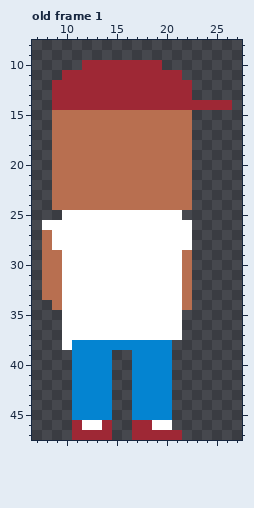
File history of a pixel-art file, sprites/avatar.aseprite. That is the earlier state.
32x48 pixels, 1 frame. Shown: old frame 1: x 7..27, y 8..47. The commit also changed other frames, which this record leaves out.
The result:
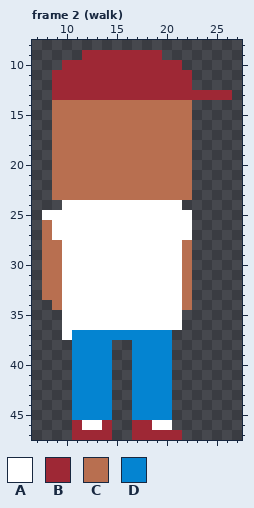
Palette (. is transparent): A #ffffff  B #9e2835  C #b86f50  D #0484d1
A new or re-ordered frame is compared with the old frame closest to it.
From old to new:
frames 1 -> 7
Frame 2 (walk) is new; against old frame 1:
y 9: x 12..19 ........ -> BBBBBBBB
y 10: x 10..11 .. -> BB; x 20..21 .. -> BB
y 11: x 9 . -> B; x 22 . -> B
y 13: x 23..26 .... -> BBBB
y 14: x 9..26 BBBBBBBBBBBBBBBBBB -> CCCCCCCCCCCCCC....
y 24: x 9..22 CCCCCCCCCCCCCC -> .AAAAAAAAAAAA.
y 25: x 8..9 .. -> AA; x 22 . -> A
y 26: x 8 A -> C
y 28: x 9 A -> C; x 22 A -> C
y 37: x 11..21 AAAAAAAAAAA -> DDDDDDDDDD.
y 38: x 10 A -> .; x 15..16 DD -> ..
